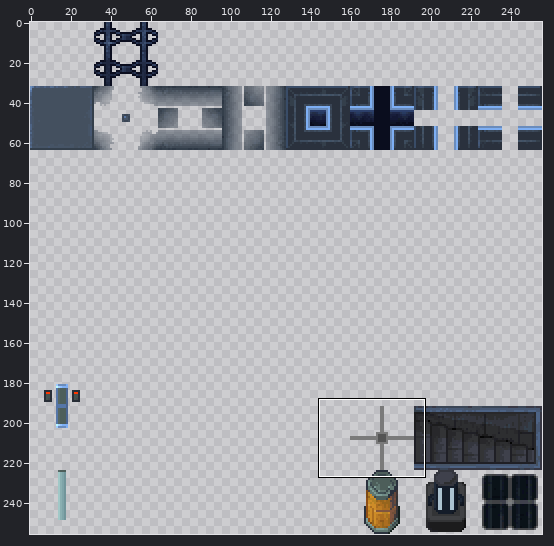
One commit to this sprite sheet: assets/tilesets/station.png. Above, an overview of the earlier version with the close-up marked.
Close-up. Earlier state:
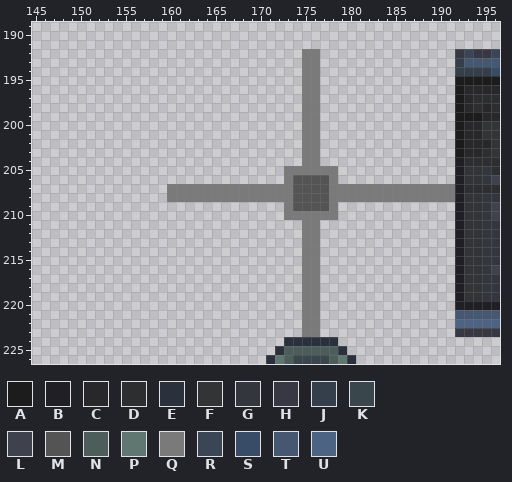
The file is 256x256 pixels. Colours within 5 levels of each other are drawn and written as one. Shown: x 145..196, y 189..226.
Palette (. is transparent): A #1c1c1d  B #1f1f25  C #28282b  D #2d2e30  E #2a313d  F #333436  G #34363e  H #383844  J #343f4b  K #39464c  L #3f414c  M #545454  N #4d5e5a  P #607771  Q #7a7a7a  R #3a4555  S #394c67  T #465772  U #4d6384
Pixels before, first column x 160:
192 ...............QQ...............HRHHR
193 ...............QQ...............JTTTT
194 ...............QQ...............JJJJS
195 ...............QQ...............AAAAA
196 ...............QQ...............ACCCC
197 ...............QQ...............ACDDD
198 ...............QQ...............ACDCD
199 ...............QQ...............AAACC
200 ...............QQ...............ACCFF
201 ...............QQ...............ACCFF
202 ...............QQ...............ACCCF
203 ...............QQ...............ACCDF
204 ...............QQ...............BDDDD
205 .............QQQQQQ.............BFFGD
206 .............QMMMMQ.............BFFGL
207 QQQQQQQQQQQQQQMMMMQQQQQQQQQQQQQQBDDDD
208 QQQQQQQQQQQQQQMMMMQQQQQQQQQQQQQQBFFGG
209 .............QMMMMQ.............BFFGL
210 .............QQQQQQ.............BFFGL
211 ...............QQ...............BFFGG
212 ...............QQ...............BFFGG
213 ...............QQ...............BFFGG
214 ...............QQ...............BFFGG
215 ...............QQ...............BFFGG
216 ...............QQ...............BFFGL
217 ...............QQ...............BFFGG
218 ...............QQ...............BFFGG
219 ...............QQ...............BFFGG
220 ...............QQ...............BBBBB
221 ...............QQ...............TTTTT
222 ...............QQ...............UUUUU
223 ...............QQ...............HHHHH
224 .............EEEEEE..................
225 ............ENNNNNNE.................
226 ...........EPNKKKKNPE................
After:
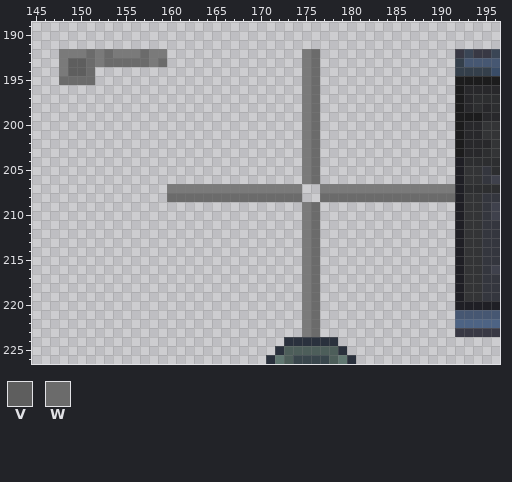
Colours new in this view: V #5e5e5e  W #6b6b6b
From the commit log: feat: Update the power wire to use sliced sprites
The exact change:
y 192: x 148..159 ............ -> QQQWQWQQQWQQ; x 176 Q -> W
y 193: x 148..159 ............ -> QVVWQWWWWWQW; x 176 Q -> W
y 194: x 148..151 .... -> QVVW; x 176 Q -> W
y 195: x 148..151 .... -> WWWW; x 176 Q -> W
y 196..204: x 176 Q -> W
y 205: x 173..174 QQ -> ..; x 176..178 QQQ -> W..
y 206: x 173..178 QMMMMQ -> ..QW..
y 207: x 174..177 MMMM -> Q..Q
y 208: x 160..191 QQQQQQQQQQQQQQMMMMQQQQQQQQQQQQQQ -> WWWWWWWWWWWWWWW..WWWWWWWWWWWWWWW
y 209: x 173..178 QMMMMQ -> ..QW..
y 210: x 173..174 QQ -> ..; x 176..178 QQQ -> W..
y 211..223: x 176 Q -> W
Boxes around the changes in both close-ups, in picture pixels (x1, y1, x2, y2):
added: (59, 49, 167, 85)
changed: (167, 49, 455, 337)
